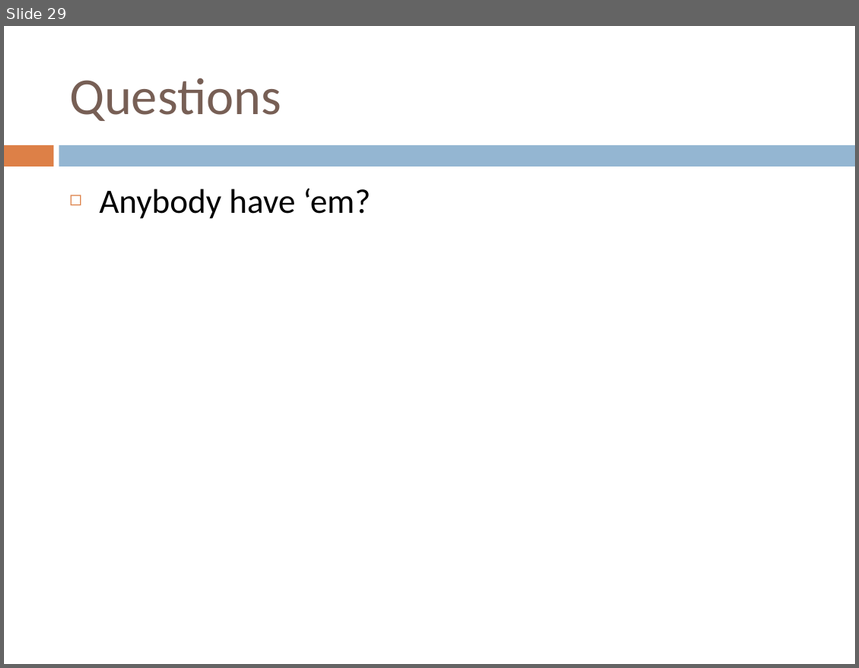
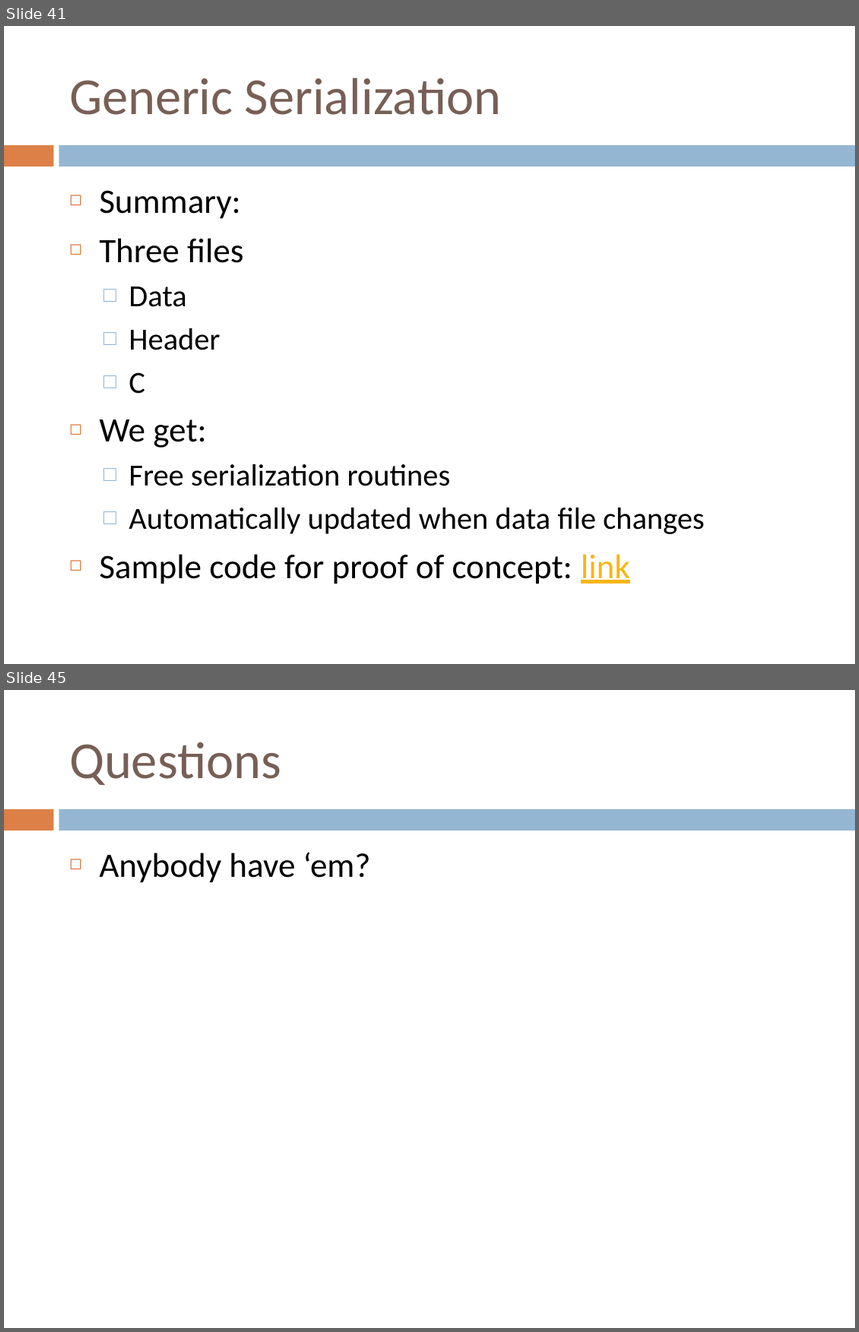
Before and after one commit to RandyGaul/GAM150Slides, a slide deck: GAM150_Club_Serialization.pptx. Shown one above the other, each under a label of ours: slide 29 before the commit, slides 41 and 45 after it; the slides between them are not shown. The pictures are 859x668 and 859x1332 pixels, drawn with LibreOffice and Linux fonts; fonts in the diff are those of the drawing. Boxes give left, top, right and bottom in pixels: in the first picture for what was removed or moved away, otherwise in the second. Text is boxed around its words. In the diff, an @@ line names an element or a change of style, - is before the commit and + after.

```diff
--- a/GAM150_Club_Serialization.pptx
+++ b/GAM150_Club_Serialization.pptx
@@ slide 41 added at <box>4,26,855,664</box>, background #FFFFFF; not listed: 2 template elements that a slide beside it also shows @@
@@ title added at <box>69,78,501,115</box>, 44 pt, text #775F55 @@
+Generic Serialization
@@ text added at <box>99,190,705,585</box>, 26 pt, text #000000 @@
+◻ Summary:
+◻ Three files
+  □ Data
+  □ Header
+  □ C
+◻ We get:
+  □ Free serialization routines
+  □ Automatically updated when data file changes
+◻ Sample code for proof of concept: link
@@ what was slide 29 is now slide 45 @@
```
Also in this commit, not shown: 18 slides changed, 15 other slides added, 1 other file.
